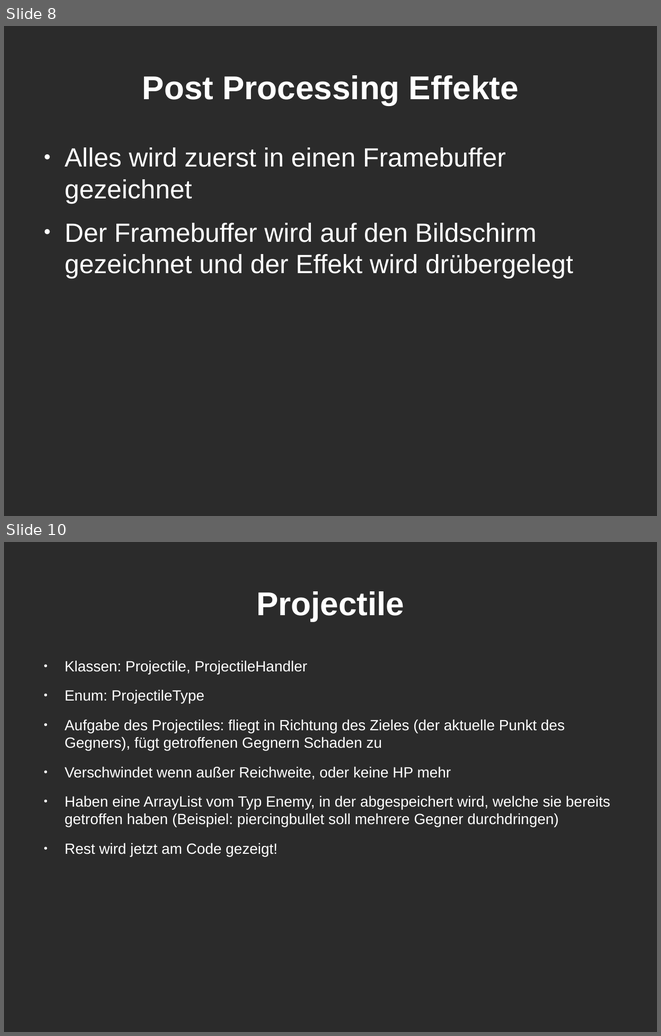
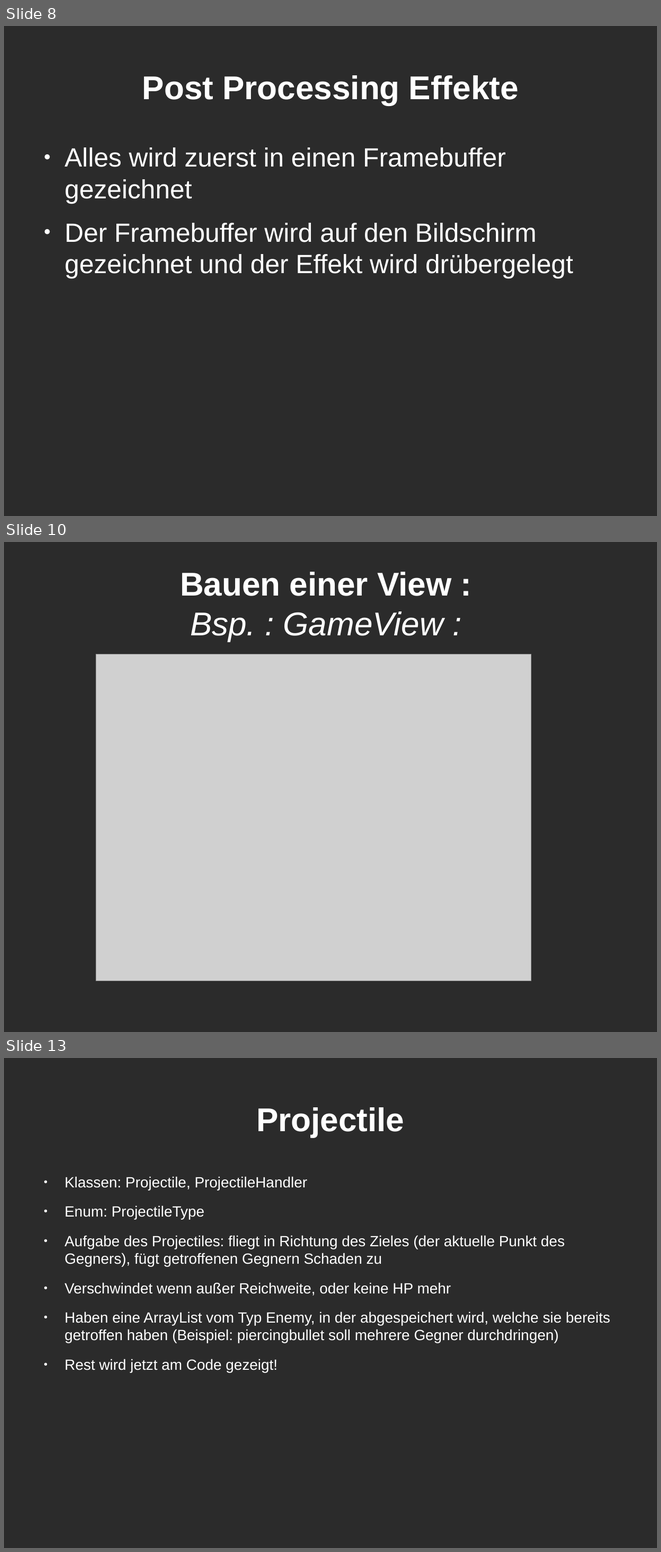
Before and after one commit to Leo1998/Kabuom, a slide deck: projektpräsentation.odp. Shown one above the other, each under a label of ours: slides 8 and 10 before the commit, slides 8, 10 and 13 after it; the slides between them are not shown. The pictures are 661x1036 and 661x1552 pixels, drawn with LibreOffice and Linux fonts; fonts in the diff are those of the drawing; grey boxes stand for pictures; background and template pictures are left out; a plain dark background stands for a picture behind light text. Boxes give left, top, right and bottom in pixels: in the first picture for what was removed or moved away, otherwise in the second. Text is boxed around its words. In the diff, an @@ line names an element or a change of style, - is before the commit and + after.

```diff
--- a/projektpräsentation.odp
+++ b/projektpräsentation.odp
@@ slide 10 added at [4,542,657,1032], background picture (left out) @@
@@ title added at [180,572,451,641], 40 pt, text #FFFFFF, bold @@
+Bauen einer View :
+Bsp. : GameView :
@@ picture added at [96,654,531,980] @@
@@ what was slide 10 is now slide 13 @@
```
Also in this commit, not shown: 1 slide changed, 8 other slides added, 2 slides removed, 6 other files.
